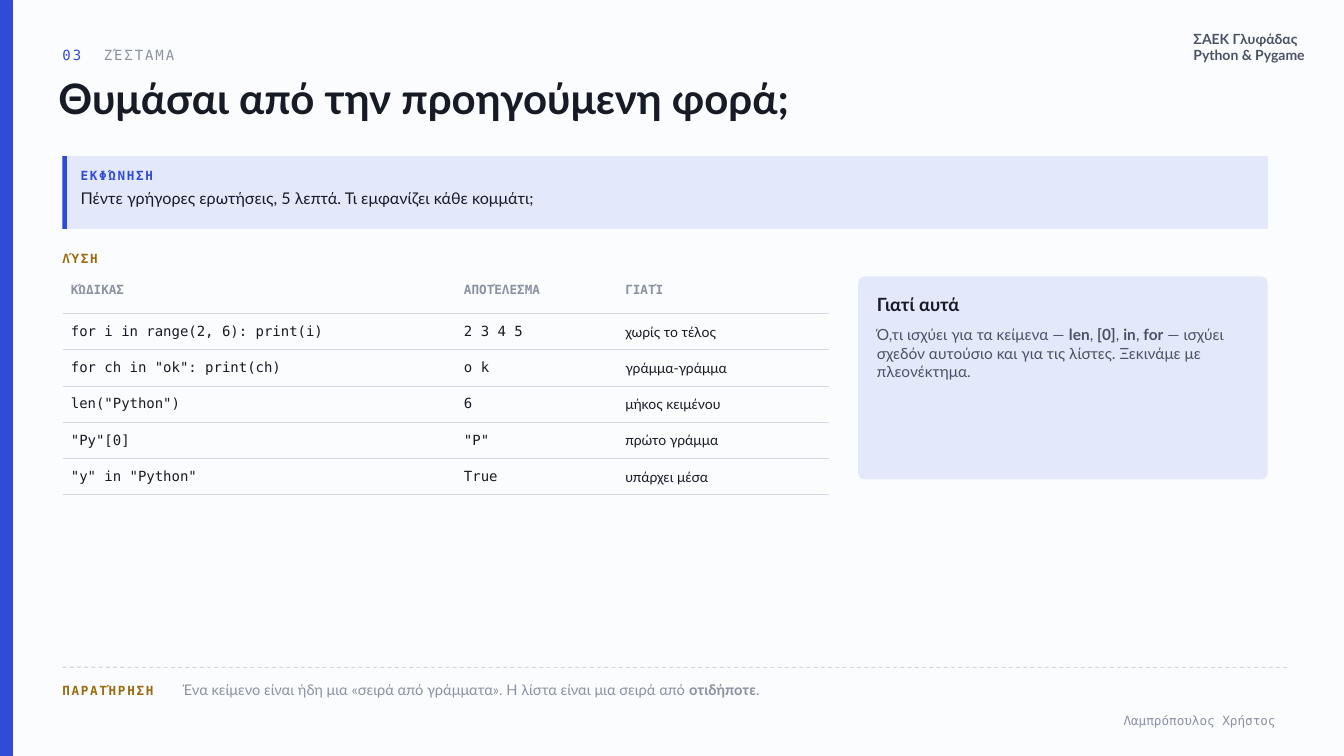
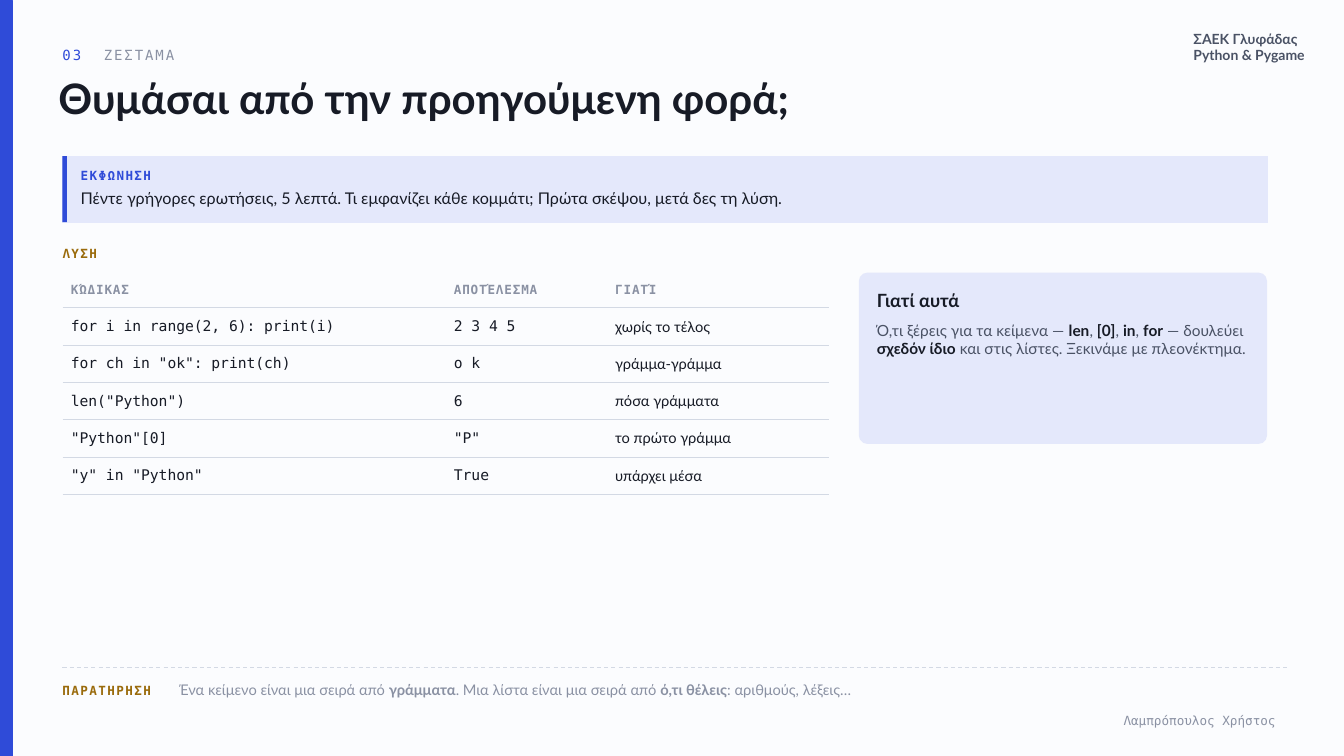
Before and after one commit to xristlamp/LAMPROPOULOS, a slide deck: slide 3 of files/glyfada/python-03-listes.pptx. Drawn at 1344x756 pixels with LibreOffice and Linux fonts; fonts in the diff are those of the drawing; background and template pictures are left out. Boxes give left, top, right and bottom in pixels: in the first picture for what was removed or moved away, otherwise in the second. Text is boxed around its words. In the diff, an @@ line names an element or a change of style, - is before the commit and + after.

```diff
--- a/files/glyfada/python-03-listes.pptx
+++ b/files/glyfada/python-03-listes.pptx
@@ text at (62, 49, 174, 60): text changed @@
-03 ΖΈΣΤΑΜΑ
+03 ΖΕΣΤΑΜΑ
@@ rectangle: place and size @@
-rectangle at (63, 156, 67, 229)
+rectangle at (63, 156, 67, 222)
@@ rectangle: place and size @@
-rectangle at (63, 156, 1267, 229)
+rectangle at (63, 156, 1267, 222)
@@ rectangle at (63, 156, 1267, 222): outline #E4E8FB 1 pt to #E4E8FB 0.75 pt @@
@@ text at (81, 171, 151, 180): text changed @@
-ΕΚΦΏΝΗΣΗ
+ΕΚΦΩΝΗΣΗ
@@ text at (81, 192, 782, 207): text changed @@
-Πέντε γρήγορες ερωτήσεις, 5 λεπτά. Τι εμφανίζει κάθε κομμάτι;
+Πέντε γρήγορες ερωτήσεις, 5 λεπτά. Τι εμφανίζει κάθε κομμάτι; Πρώτα σκέψου, μετά δες τη λύση.
@@ text at (63, 248, 98, 258): text changed @@
-ΛΎΣΗ
+ΛΥΣΗ
@@ table at (63, 272, 829, 494) @@
-row 4, column 3: μήκος κειμένου
+row 4, column 3: πόσα γράμματα
@@ row 5, column 1: ""Py"[0]" to ""Python"[0]" @@
-row 5, column 3: πρώτο γράμμα
+row 5, column 3: το πρώτο γράμμα
@@ letter spacing 0 to 0.6 pt in "ΚΏΔΙΚΑΣ", "ΑΠΟΤΈΛΕΣΜΑ", "ΓΙΑΤΊ" @@
@@ size 10 to 10.5 pt in "for i in range(2, 6): print(i)", "2 3 4 5", "χωρίς το τέλος", "for ch in "ok": print(ch)" and 8 more places @@
@@ table: place and size @@
-table at (63, 277, 829, 489)
+table at (63, 272, 829, 494)
@@ rounded rectangle: place and size @@
-rounded rectangle at (859, 277, 1267, 479)
+rounded rectangle at (859, 272, 1267, 444)
@@ rounded rectangle at (859, 272, 1267, 444): outline #E4E8FB 1 pt to none; proportions changed @@
@@ text "Γιατί αυτά": place and size @@
-text "Γιατί αυτά" at (877, 297, 959, 311)
+text "Γιατί αυτά" at (877, 293, 959, 307)
@@ text at (877, 324, 1246, 357): text changed @@
-Ό,τι ισχύει για τα κείμενα — len, [0], in, for — ισχύει σχεδόν αυτούσιο και για τις λίστες. Ξεκινάμε με πλεονέκτημα.
+Ό,τι ξέρεις για τα κείμενα — len, [0], in, for — δουλεύει σχεδόν ίδιο και στις λίστες. Ξεκινάμε με πλεονέκτημα.
@@ text at (62, 684, 851, 698): text changed @@
-ΠΑΡΑΤΉΡΗΣΗ Ένα κείμενο είναι ήδη μια «σειρά από γράμματα». Η λίστα είναι μια σειρά από οτιδήποτε.
+ΠΑΡΑΤΗΡΗΣΗ Ένα κείμενο είναι μια σειρά από γράμματα. Μια λίστα είναι μια σειρά από ό,τι θέλεις: αριθμούς, λέξεις…
```
Also in this commit, not shown: 7 other slides changed, 19 slides added, 18 slides removed, 7 other files.
